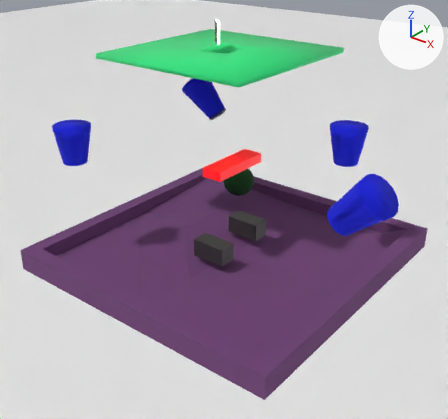
One commit to the glTF model assets/maps/level_2.glb: the scene before it, then after it.
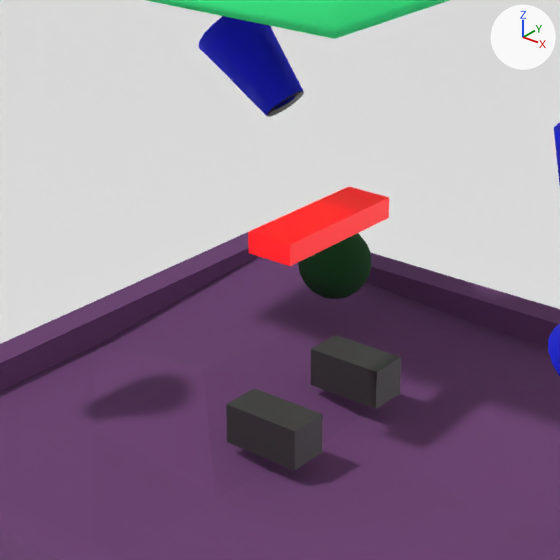
There are two pictures of each version: one whole from a 50 mm camera at (38.3, -49.0, 33.2) aimed at (1.7, -3.3, 4.8), one close up on the part from 22% to 74% of the width and 17% to 73% of the height. The lights are fixed; the arrows at upper right show +X, +Y and +Z. The older version's two pictures come first. Where no turn or scale is listed for an object, it has been applied to the vertices.

In view in the first close-up: 'Base', 'Consumer', 'Death', 'GN Instance.002', 'Obstacle1', 'Obstacle2', 'Obstacle3', 'Platform' and 4 more.
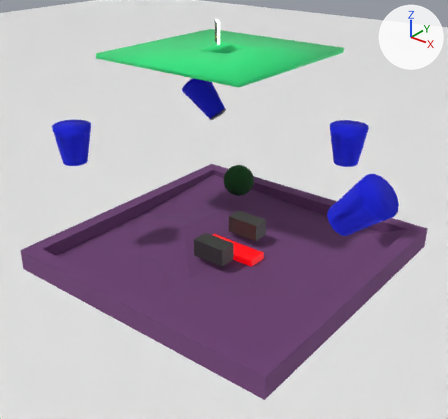
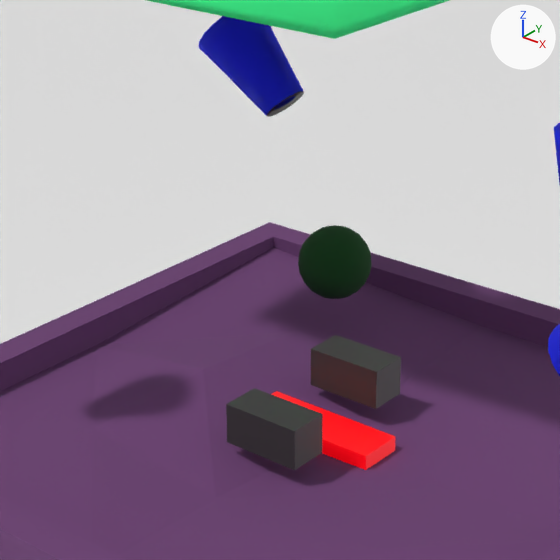
The change, as JSON lines over the scene's bpy script:
```json
{"op": "set", "path": "ob_consumer.location", "old": "(0.05, 0.33, 8.31)", "new": "(0.05, 0.33, -2.32)"}
{"op": "set", "path": "ob_consumer.rotation_euler", "old": "(0.0, 0.0, 0.0)", "new": "(0.0, 0.0, 1.571)", "note": "degrees (0, 0, 0) -> degrees (0, 0, 90)"}
```

Changed parts and their boxes [x1, y1, x2, y2] in the close-ups (560 x 560 px):
```json
{"object": "Consumer", "change": "moved, turned", "before": [248, 187, 389, 266], "after": [271, 391, 396, 470]}
```
